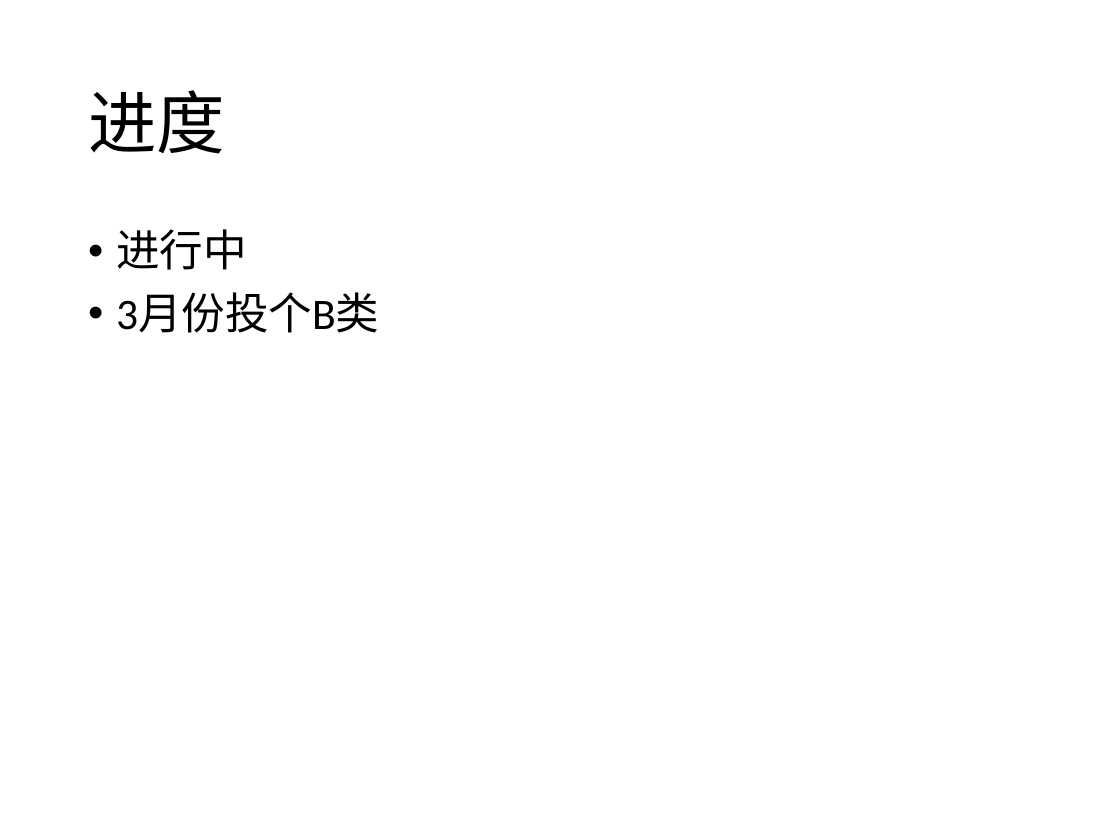
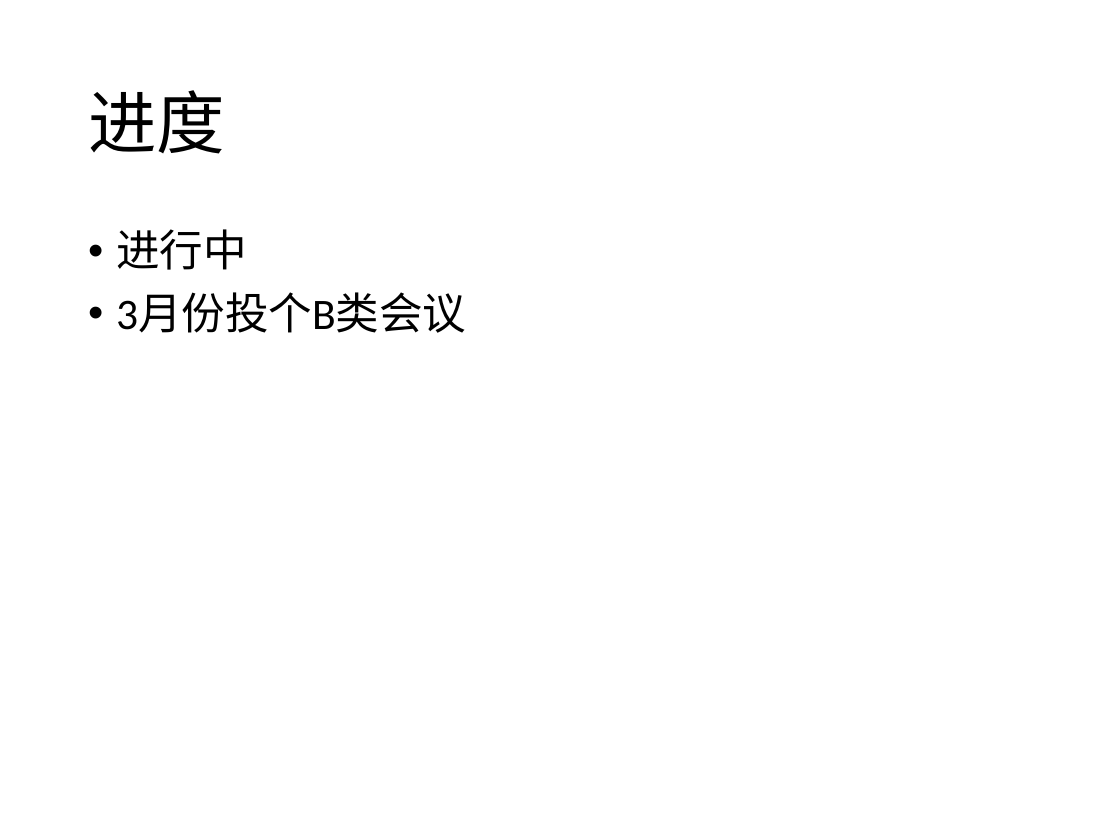
Before and after one commit to qwordy/Research, a slide deck: slide 13 of bishe/理解并发程序修改模式.pptx. Drawn at 1120x840 pixels with LibreOffice and Linux fonts; fonts in the diff are those of the drawing. Boxes give left, top, right and bottom in pixels: in the first picture for what was removed or moved away, otherwise in the second. Text is boxed around its words. In the diff, an @@ line names an element or a change of style, - is before the commit and + after.

```diff
--- a/bishe/理解并发程序修改模式.pptx
+++ b/bishe/理解并发程序修改模式.pptx
@@ text at <box>116,293,466,333</box>: text changed @@
-• 3月份投个B类
+• 3月份投个B类会议
```
Also in this commit, not shown: 7 other slides changed, 2 slides added, 1 slide removed.
